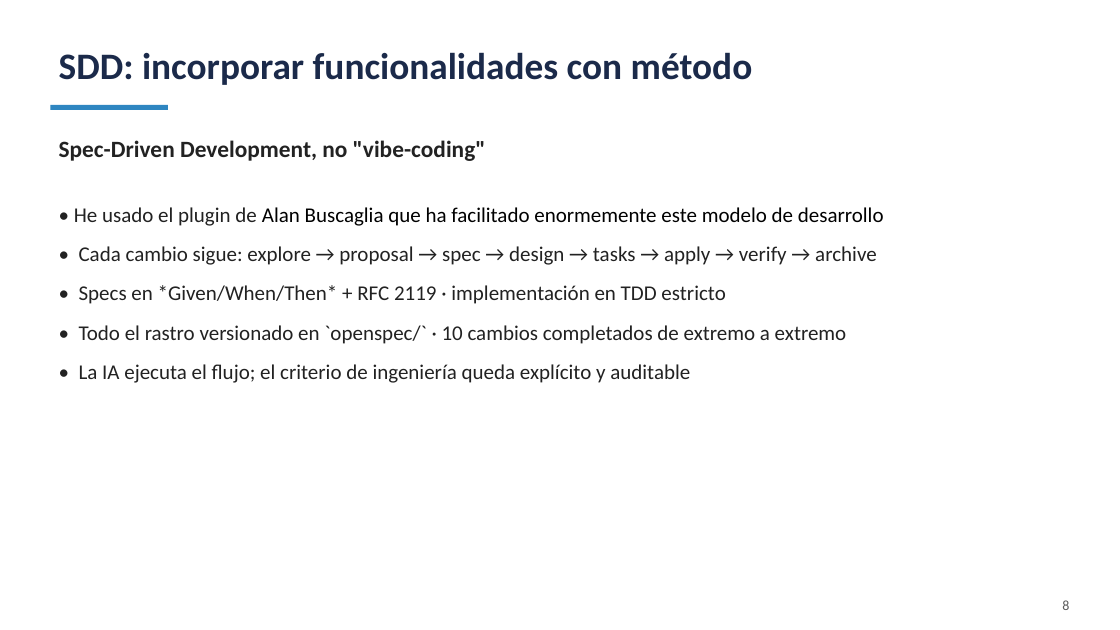
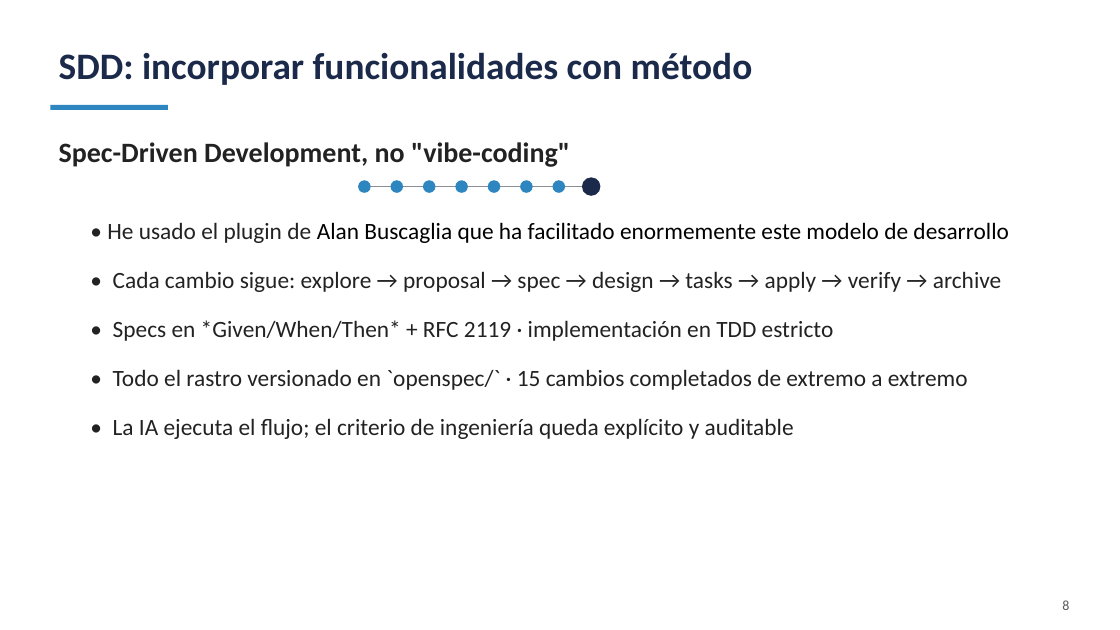
Before and after one commit to jbroceno/rule_engine, a slide deck: slide 8 of doc/PRESENTACION-SLIDES.pptx. Drawn at 1120x630 pixels with LibreOffice and Linux fonts; fonts in the diff are those of the drawing. Boxes give left, top, right and bottom in pixels: in the first picture for what was removed or moved away, otherwise in the second. Text is boxed around its words. In the diff, an @@ line names an element or a change of style, - is before the commit and + after.

```diff
--- a/doc/PRESENTACION-SLIDES.pptx
+++ b/doc/PRESENTACION-SLIDES.pptx
@@ text "Spec-Driven Development, no "vibe-coding"" at bbox=[59, 142, 570, 167]: size 20 to 24 pt @@
@@ ellipse added at bbox=[582, 177, 601, 196], fill #1B2A4A @@
@@ ellipse added at bbox=[358, 181, 371, 193], fill #2E86C1 @@
@@ line added from (359, 187) to (586, 187), #8A8F98 1.25 pt @@
@@ ellipse added at bbox=[391, 181, 403, 193], fill #2E86C1 @@
@@ ellipse added at bbox=[423, 181, 435, 193], fill #2E86C1 @@
@@ ellipse added at bbox=[455, 181, 468, 193], fill #2E86C1 @@
@@ ellipse added at bbox=[488, 181, 501, 193], fill #2E86C1 @@
@@ ellipse added at bbox=[520, 181, 533, 193], fill #2E86C1 @@
@@ ellipse added at bbox=[553, 181, 565, 193], fill #2E86C1 @@
@@ text "• He usado el plugin ...": place and size @@
-text "• He usado el plugin ..." at bbox=[74, 207, 884, 383]
+text "• He usado el plugin ..." at bbox=[107, 222, 1008, 439]
@@ text at bbox=[107, 222, 1008, 439]: size 18 to 20 pt in "• He usado el plugin de Alan ...", "• Cada cambio sigue: explore → proposal ...", "• Specs en *Given/When/Then* + RFC 2119 ...", "• La IA ejecuta el flujo; el ..."; more space between paragraphs @@
@@ text at bbox=[113, 369, 968, 390]: text changed; size 18 to 20 pt @@
-• Todo el rastro versionado en `openspec/` · 10 cambios completados de extremo a extremo
+• Todo el rastro versionado en `openspec/` · 15 cambios completados de extremo a extremo
```
Also in this commit, not shown: 14 other slides changed, 1 slide added, 1 other file.
